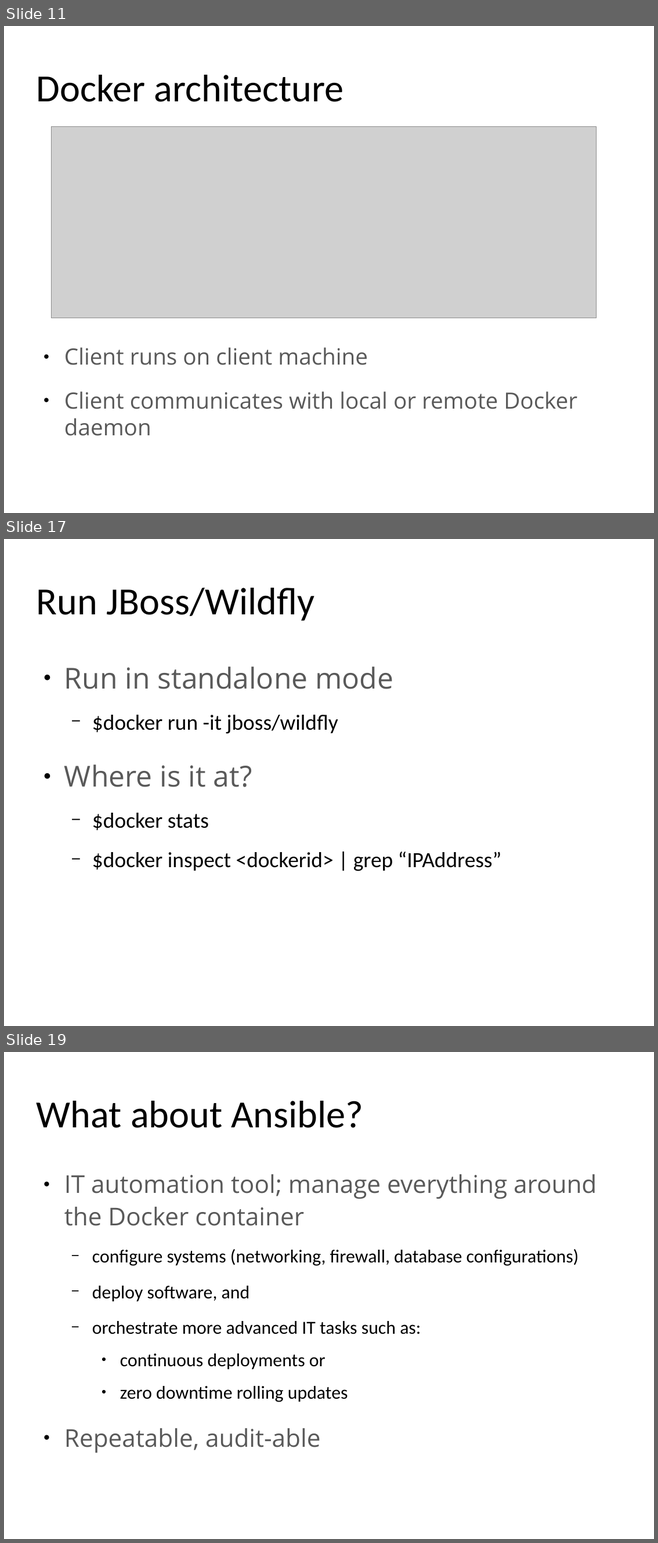
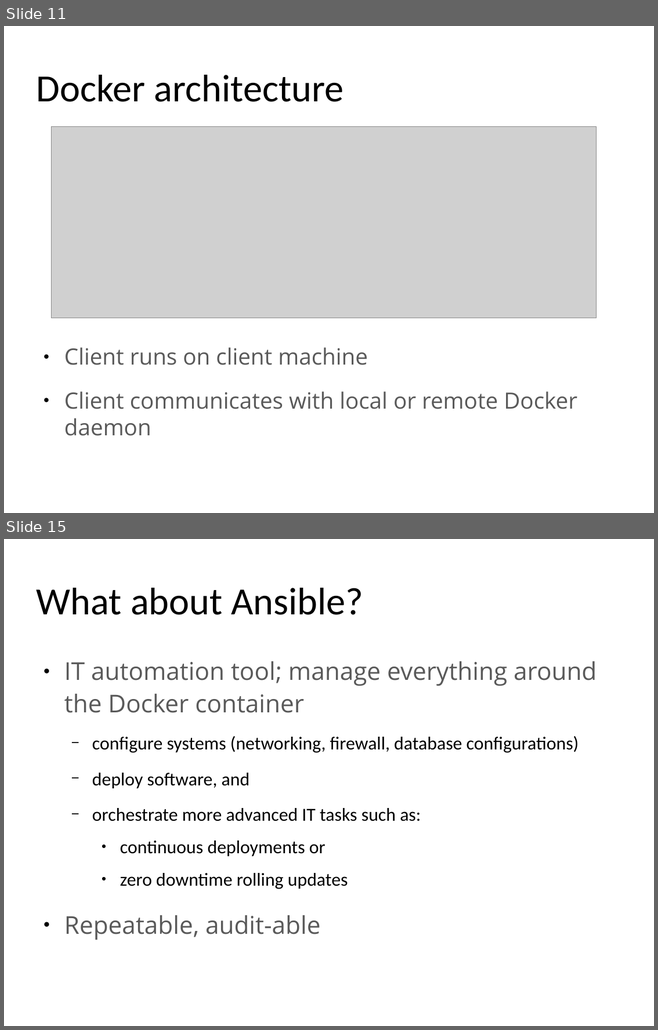
Before and after one commit to yeronimuz/gossip, a slide deck: presentation/docker_for_java_v1.0.odp. Shown one above the other, each under a label of ours: slides 11, 17 and 19 before the commit, slides 11 and 15 after it; the slides between them are not shown. The pictures are 658x1543 and 658x1030 pixels, drawn with LibreOffice and Linux fonts; fonts in the diff are those of the drawing; grey boxes stand for pictures; background and template pictures are left out. Boxes give left, top, right and bottom in pixels: in the first picture for what was removed or moved away, otherwise in the second. Text is boxed around its words. In the diff, an @@ line names an element or a change of style, - is before the commit and + after.

Commit message:
Add docker file for gossip-backend

```diff
--- a/presentation/docker_for_java_v1.0.odp
+++ b/presentation/docker_for_java_v1.0.odp
@@ slide 17 removed at (4, 539, 654, 1026), background #FFFFFF @@
@@ title removed at (36, 588, 315, 621) @@
-Run JBoss/Wildfly
@@ text removed at (64, 667, 501, 871) @@
-● Run in standalone mode
-  − $docker run -it jboss/wildfly
-● Where is it at?
-  − $docker stats
-  − $docker inspect <dockerid> | grep “IPAddress”
@@ what was slide 19 is now slide 15 @@
```
Also in this commit, not shown: 7 slides changed, 2 slides added, 1 other slide removed, 2 other files.
